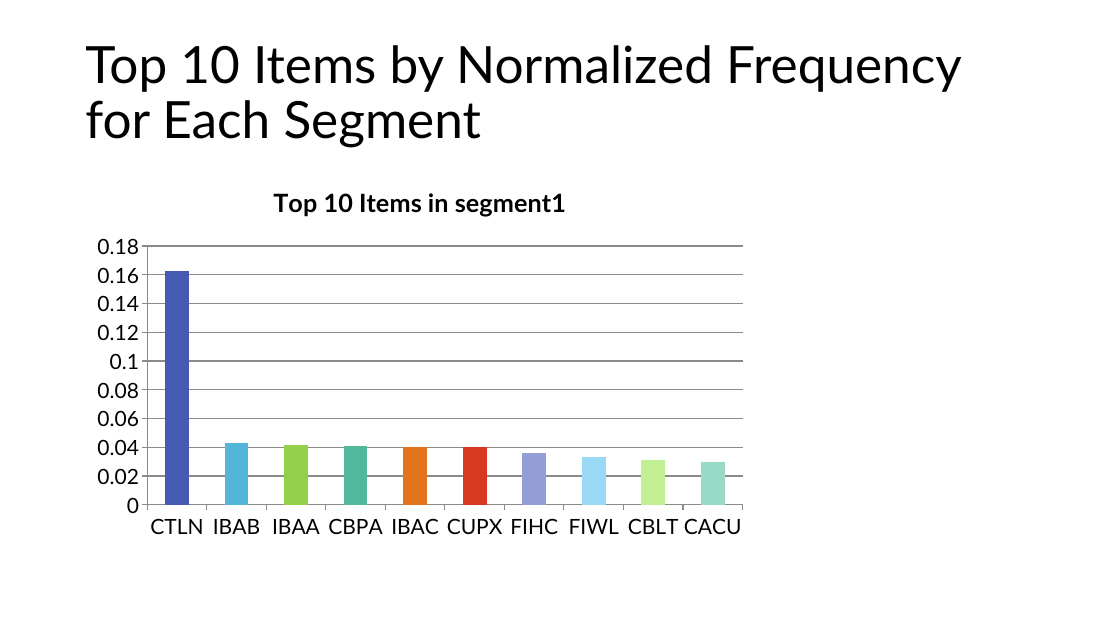
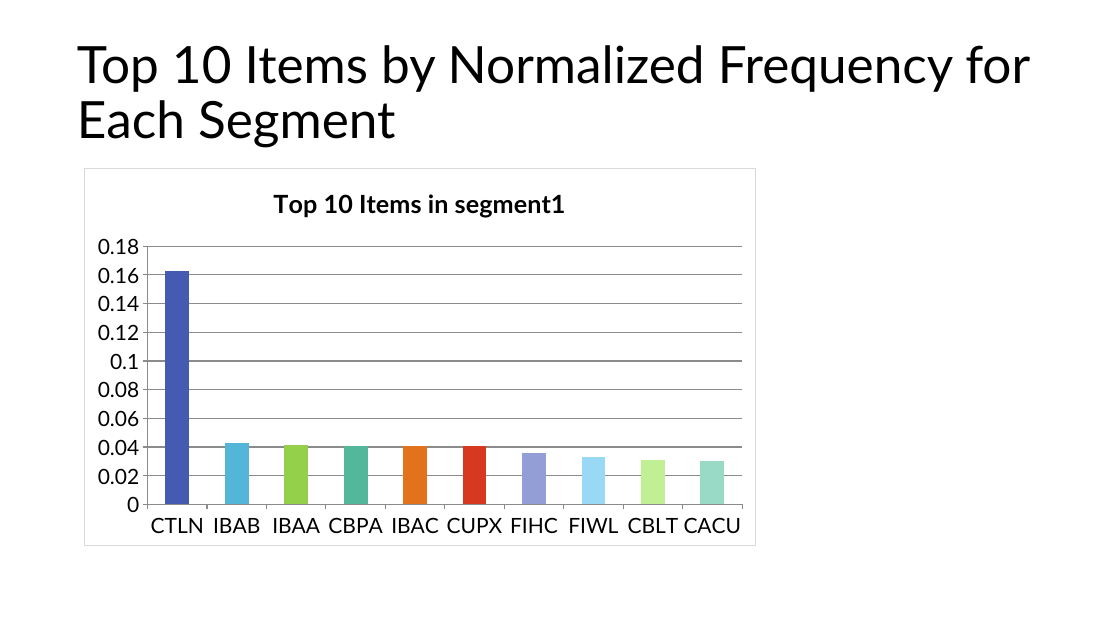
Before and after one commit to lizesteyn/FNBdataquest, a slide deck: slide 7 of Presentation6.pptx. Drawn at 1120x630 pixels with LibreOffice and Linux fonts; fonts in the diff are those of the drawing. Boxes give left, top, right and bottom in pixels: in the first picture for what was removed or moved away, otherwise in the second. Text is boxed around its words. In the diff, an @@ line names an element or a change of style, - is before the commit and + after.

```diff
--- a/Presentation6.pptx
+++ b/Presentation6.pptx
@@ title "Top 10 Items by Normalized ..." rewrapped from (x1=85, y1=45, x2=962, y2=148) to (x1=77, y1=45, x2=1030, y2=148) @@
@@ column chart at (x1=84, y1=168, x2=756, y2=546) @@
@@ colours of single points changed @@
@@ category axis changed @@
@@ value axis changed @@
@@ border changed @@
@@ lettering changed @@
```
Also in this commit, not shown: 4 other slides changed, 6 slides removed, 2 other files.
